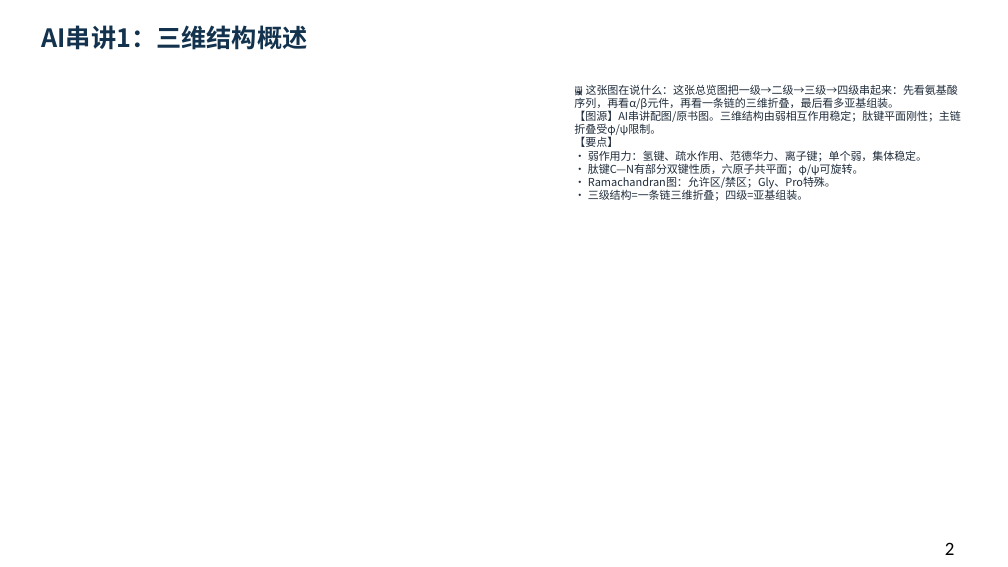
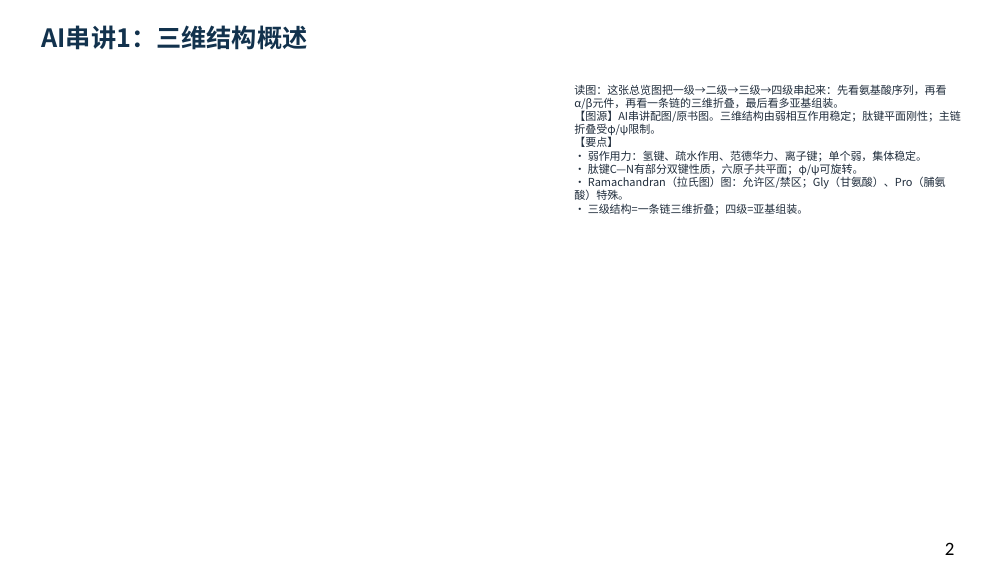
Before and after one commit to newkan-li/Biochemistry, a slide deck: slide 2 of downloads/bc03-ai-style.pptx. Drawn at 1008x567 pixels with LibreOffice and Linux fonts; fonts in the diff are those of the drawing. Boxes give left, top, right and bottom in pixels: in the first picture for what was removed or moved away, otherwise in the second. Text is boxed around its words. In the diff, an @@ line names an element or a change of style, - is before the commit and + after.

```diff
--- a/downloads/bc03-ai-style.pptx
+++ b/downloads/bc03-ai-style.pptx
@@ text at [574, 84, 960, 215]: text changed @@
-🖼 这张图在说什么：这张总览图把一级→二级→三级→四级串起来：先看氨基酸序列，再看α/β元件，再看一条链的三维折叠，最后看多亚基组装。
-【图源】AI串讲配图/原书图。三维结构由弱相互作用稳定；肽键平面刚性；主链折叠受φ/ψ限制。
-【要点】
-• 弱作用力：氢键、疏水作用、范德华力、离子键；单个弱，集体稳定。
-• 肽键C—N有部分双键性质，六原子共平面；φ/ψ可旋转。
-• Ramachandran图：允许区/禁区；Gly、Pro特殊。
-• 三级结构=一条链三维折叠；四级=亚基组装。
+读图：这张总览图把一级→二级→三级→四级串起来：先看氨基酸序列，再看α/β元件，再看一条链的三维折叠，最后看多亚基组装。
+【图源】AI串讲配图/原书图。三维结构由弱相互作用稳定；肽键平面刚性；主链折叠受φ/ψ限制。
+【要点】
+• 弱作用力：氢键、疏水作用、范德华力、离子键；单个弱，集体稳定。
+• 肽键C—N有部分双键性质，六原子共平面；φ/ψ可旋转。
+• Ramachandran（拉氏图）图：允许区/禁区；Gly（甘氨酸）、Pro（脯氨酸）特殊。
+• 三级结构=一条链三维折叠；四级=亚基组装。
```
Also in this commit, not shown: 87 other slides changed, 3 other files.
